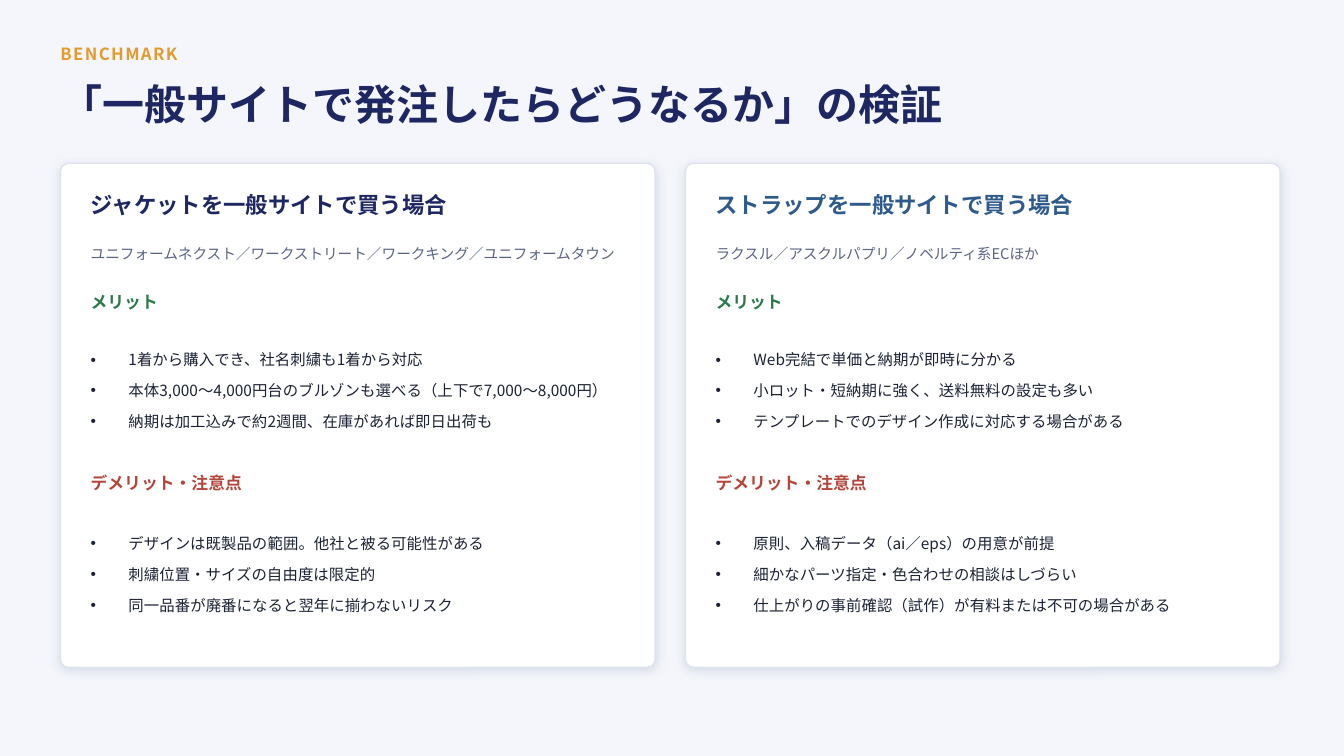
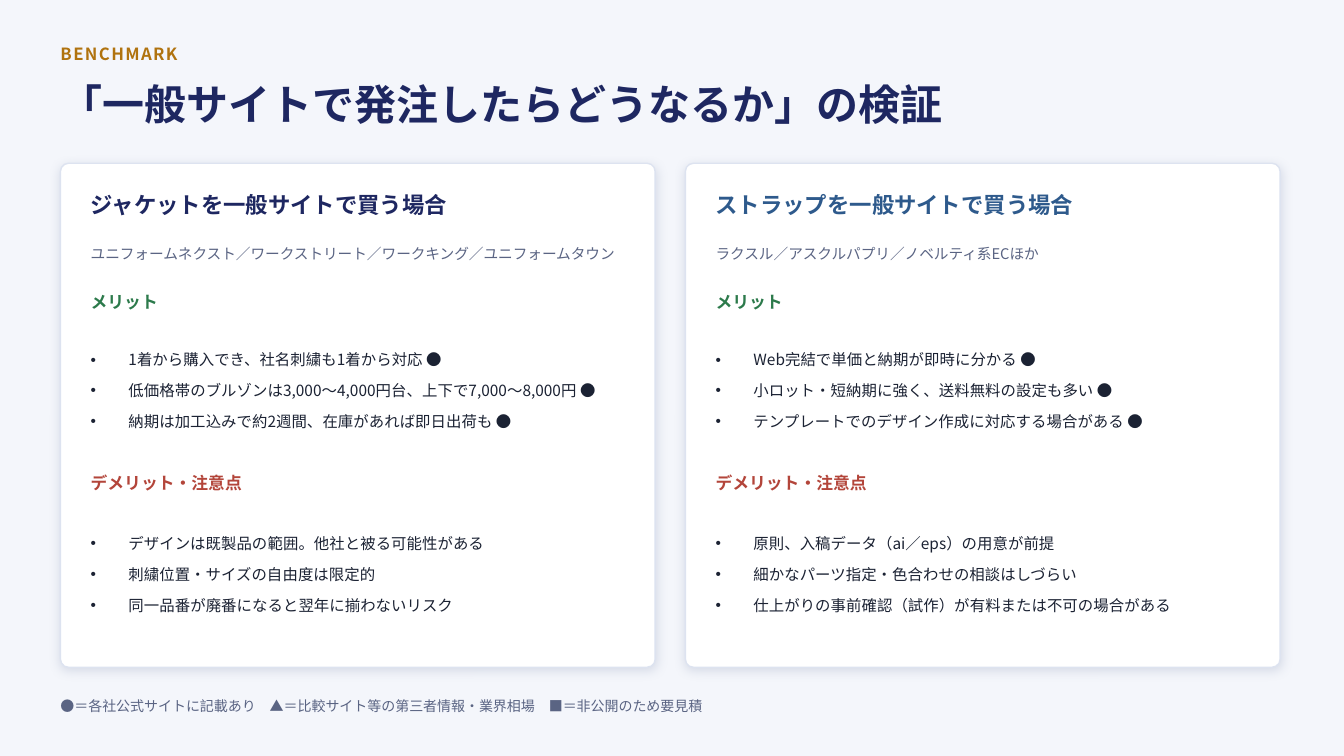
Before and after one commit to sou16hattori-rgb/claudecode_test, a slide deck: slide 8 of docs/工場ユニフォーム検討資料.pptx. Drawn at 1344x756 pixels with LibreOffice and Linux fonts; fonts in the diff are those of the drawing. Boxes give left, top, right and bottom in pixels: in the first picture for what was removed or moved away, otherwise in the second. Text is boxed around its words. In the diff, an @@ line names an element or a change of style, - is before the commit and + after.

```diff
--- a/docs/工場ユニフォーム検討資料.pptx
+++ b/docs/工場ユニフォーム検討資料.pptx
@@ text "BENCHMARK" at (x1=60, y1=47, x2=177, y2=61): text colour #E39B2E to #B0730F @@
@@ text at (x1=128, y1=352, x2=576, y2=429): text changed @@
-• 1着から購入でき、社名刺繍も1着から対応
-• 本体3,000〜4,000円台のブルゾンも選べる（上下で7,000〜8,000円）
-• 納期は加工込みで約2週間、在庫があれば即日出荷も
+• 1着から購入でき、社名刺繍も1着から対応 ●
+• 低価格帯のブルゾンは3,000〜4,000円台、上下で7,000〜8,000円 ●
+• 納期は加工込みで約2週間、在庫があれば即日出荷も ●
@@ text at (x1=753, y1=352, x2=1123, y2=429): text changed @@
-• Web完結で単価と納期が即時に分かる
-• 小ロット・短納期に強く、送料無料の設定も多い
-• テンプレートでのデザイン作成に対応する場合がある
+• Web完結で単価と納期が即時に分かる ●
+• 小ロット・短納期に強く、送料無料の設定も多い ●
+• テンプレートでのデザイン作成に対応する場合がある ●
@@ text added at (x1=60, y1=699, x2=703, y2=712), 10 pt, text #5A6483 @@
+●＝各社公式サイトに記載あり ▲＝比較サイト等の第三者情報・業界相場 ■＝非公開のため要見積
```
Also in this commit, not shown: 11 other slides changed, 1 slide removed, 2 other files.
